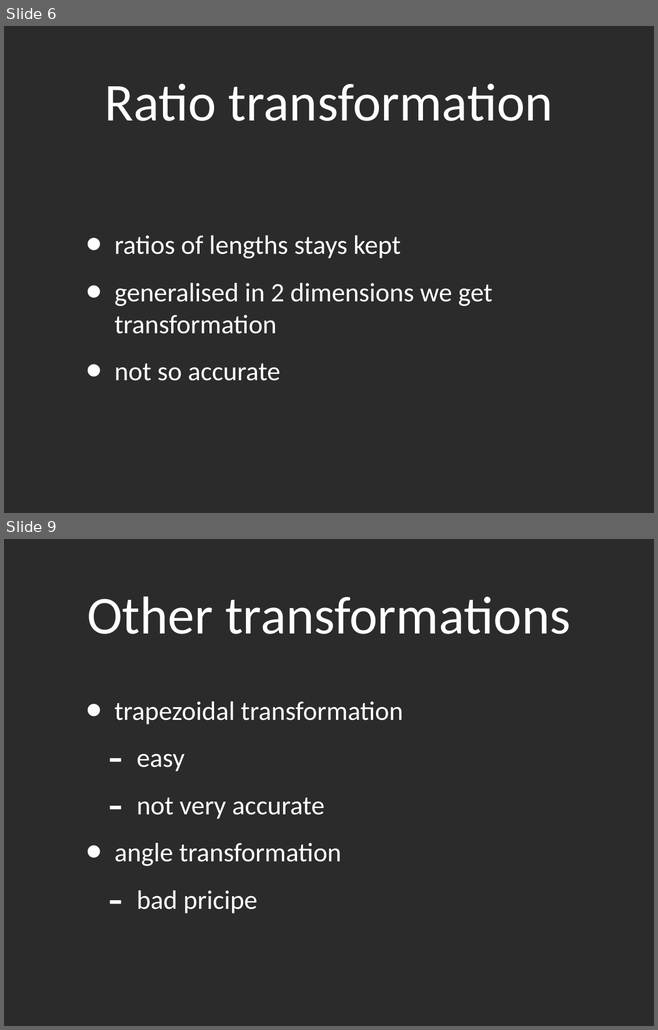
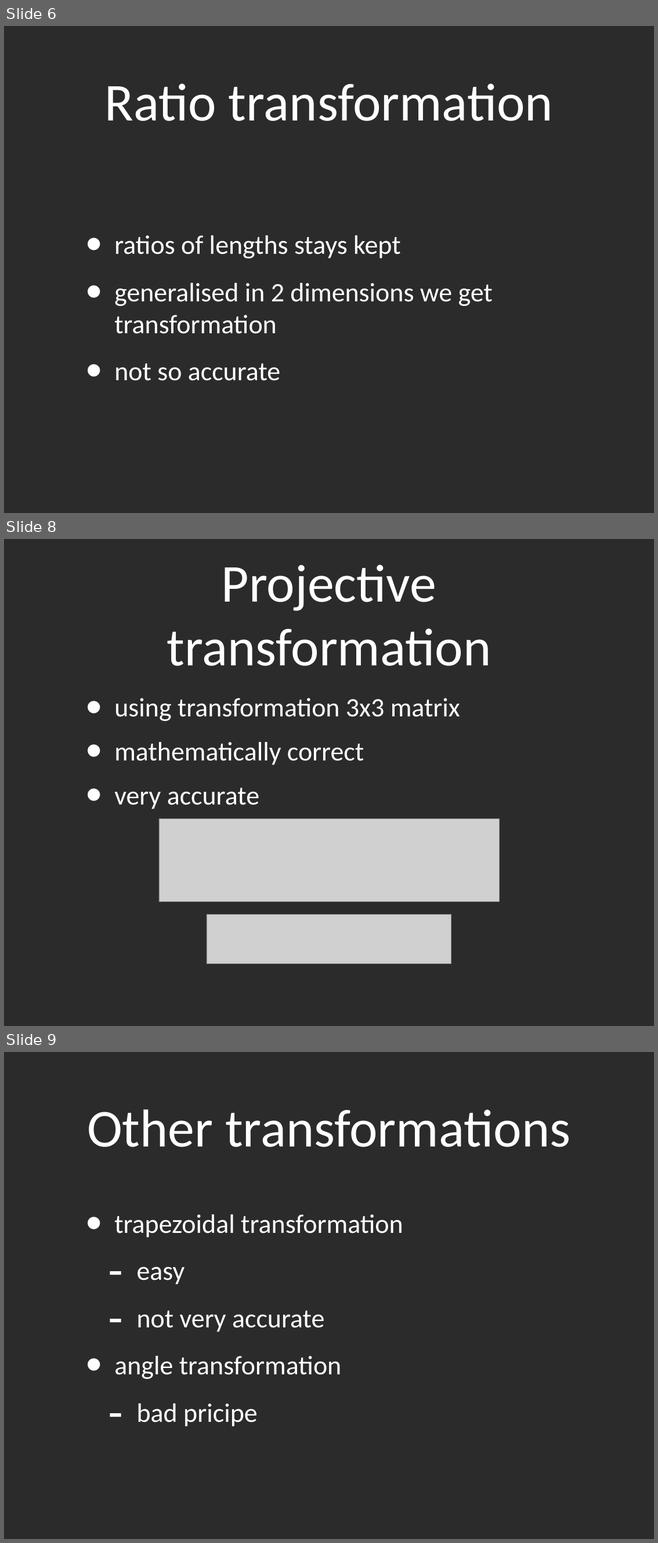
Before and after one commit to xtompok/zpracovaniobrazu, a slide deck: doc/Presentation.ppt. Shown one above the other, each under a label of ours: slides 6 and 9 before the commit, slides 6, 8 and 9 after it; the slides between them are not shown. The pictures are 658x1030 and 658x1543 pixels, drawn with LibreOffice and Linux fonts; fonts in the diff are those of the drawing; grey boxes stand for pictures; background and template pictures are left out; a plain dark background stands for a picture behind light text. Boxes give left, top, right and bottom in pixels: in the first picture for what was removed or moved away, otherwise in the second. Text is boxed around its words. In the diff, an @@ line names an element or a change of style, - is before the commit and + after.

```diff
--- a/doc/Presentation.ppt
+++ b/doc/Presentation.ppt
@@ slide 8 added at (4,539,654,1026), background picture (left out) @@
@@ title added at (166,565,491,666), 84 pt, text #FFFFFF @@
+Projective transformation
@@ text added at (114,698,460,809), 42 pt, text #FFFFFF @@
+• using transformation 3x3 matrix
+• mathematically correct
+• very accurate
@@ picture added at (159,819,499,902) @@
@@ picture added at (206,914,451,964) @@
```
Also in this commit, not shown: 2 slides changed, 3 other slides added, 1 slide removed, 39 other files.
